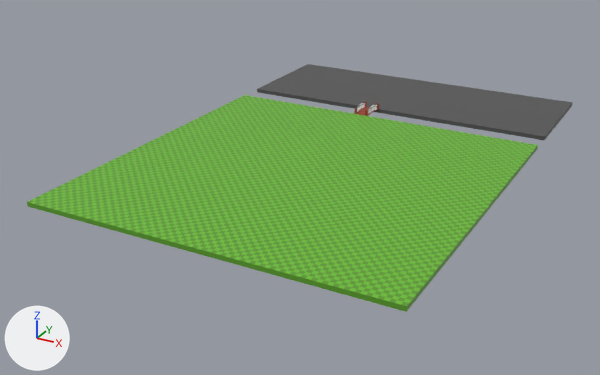
What one commit did to the FBX model Assets/BATUHAN/Models/GameArea.fbx.
Rendered twice from a 50 mm lens placed at (77.1, -94.7, 69.3), pointed at (-8.0, 59.9, -8.0). The axes (+X, +Y, +Z) are drawn at lower left. The lights are the same throughout. Where no turn or scale is listed for an object, it has been applied to the vertices. Vertices at the same position are counted once.

The older version as bpy lines, for what is in view:
```python
me_cube_001 = bpy.data.meshes.new('Cube.001')
me_cube_001.from_pydata(...)  # 26052 vertices, 26080 faces; spans x -40.0..40.0, y -79.5..0.5, z -0.5..0.5
# faces by material slot: [11400, 1640, 11440, 1600]
me_cube_001.materials.append(mat_ground1)  # green #5b9e29
me_cube_001.materials.append(mat_ground2)  # green #6fc032
me_cube_001.materials.append(mat_ground3)  # green #5b9e29
me_cube_001.materials.append(mat_ground4)  # green #6fc032
me_cube_002 = bpy.data.meshes.new('Cube.002')
me_cube_002.from_pydata(...)  # a box spanning x -40.0..40.0, y -15.0..15.0, z -0.5..0.5
me_cube_002.materials.append(mat_material_001)  # dark grey #525252
ob_gelisimalani = bpy.data.objects.new('GelisimAlani', me_cube_002)
ob_gelisimalani.location = (-1.7, 111.3, 0.5)
ob_tarla = bpy.data.objects.new('Tarla', me_cube_001)
ob_tarla.location = (-1.7, 89.4, 0.5)
```
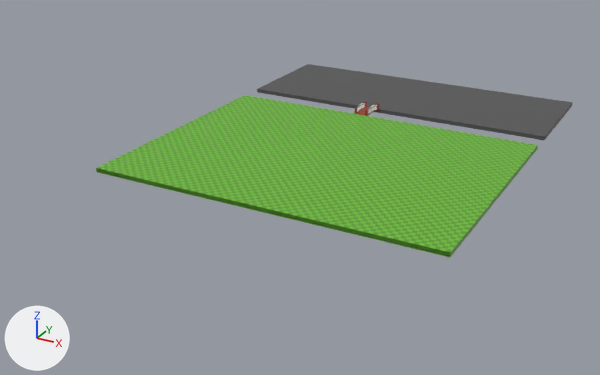
Location of each change, [x1, y1, x2, y2] in pixels of the pictures (600 x 375 px):
'Tarla', reshaped (13% narrower, 25% shorter)
    before: [27, 95, 538, 312]
    after: [96, 95, 538, 258]
part 1 of me_cube_001, deleted (green)
    before: [27, 173, 445, 312]
part 2 of me_cube_001, deleted (green)
    before: [87, 170, 448, 265]
part 3 of me_cube_001, deleted (green)
    before: [93, 168, 450, 260]

What changed in the scene script:
```text
Change me_cube_001:
    used by ob_tarla; location = (-1.7, 89.4, 0.5)
    remove me_cube_001.from_pydata(...)  # 26052 vertices, 26080 faces; spans x -40.0..40.0, y -79.5..0.5, z -0.5..0.5
    add me_cube_001.from_pydata(...)  # 19724 vertices, 19641 faces; spans x -40.0..40.0, y -59.5..0.5, z -0.5..0.5
    me_cube_001 part 1: the loose piece of 5512 vertices spanning x -40.0..40.0, y -79.5..-62.5, z -0.5..0.5 is deleted
    me_cube_001 part 2: the loose piece of 652 vertices spanning x -40.0..40.0, y -62.5..-60.5, z -0.5..0.5 is deleted
    me_cube_001 part 3
    164 vertices are removed from x -40.0..40.0, y -60.5, z -0.5..0.5
    245 faces are deleted
```
